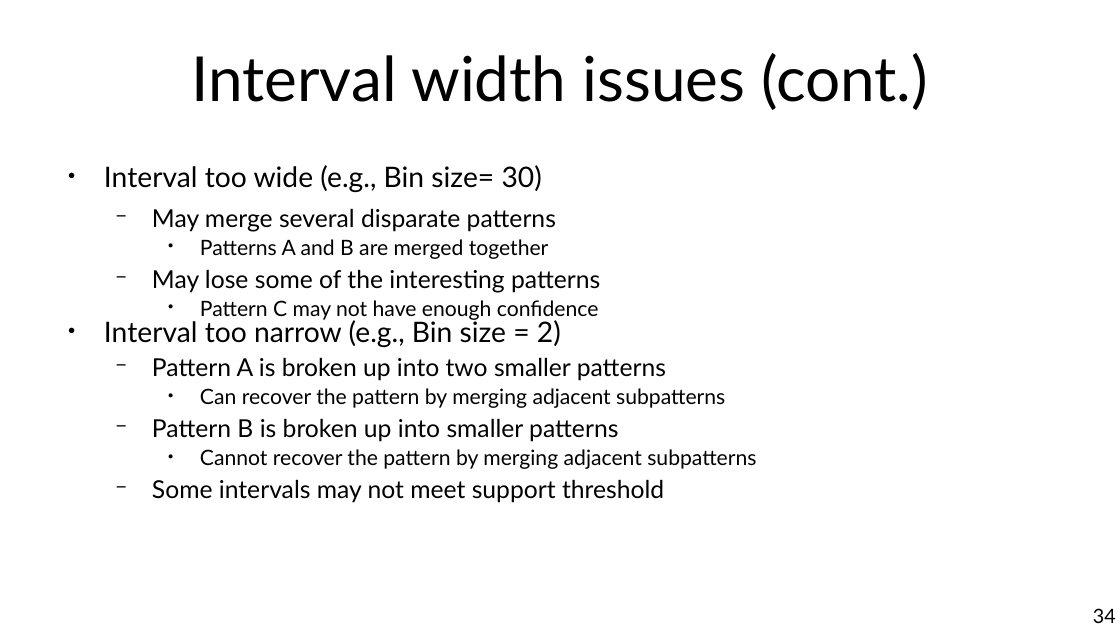
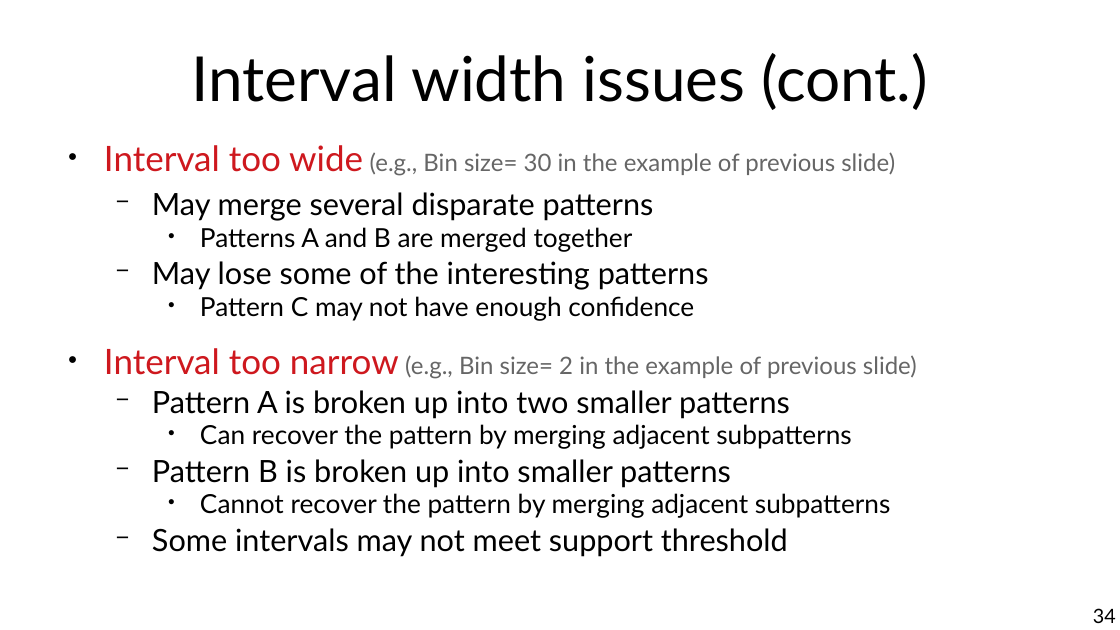
Before and after one commit to marco-calautti/data-mining-course, a slide deck: slide 34 of theory/tt07_extending_association_analysis.odp. Drawn at 1120x630 pixels with LibreOffice and Linux fonts; fonts in the diff are those of the drawing. Boxes give left, top, right and bottom in pixels: in the first picture for what was removed or moved away, otherwise in the second. Text is boxed around its words. In the diff, an @@ line names an element or a change of style, - is before the commit and + after.

```diff
--- a/theory/tt07_extending_association_analysis.odp
+++ b/theory/tt07_extending_association_analysis.odp
@@ text "Interval too wide (e.g., Bin ...": place and size @@
-text "Interval too wide (e.g., Bin ..." at bbox=[104, 165, 756, 503]
+text "Interval too wide (e.g., Bin ..." at bbox=[104, 145, 917, 557]
@@ text at bbox=[104, 145, 895, 176]: text changed; size 20 to 17.1 pt; text colour #000000 to #666666 @@
-● Interval too wide (e.g., Bin size= 30)
+● Interval too wide (e.g., Bin size= 30 in the example of previous slide)
@@ text at bbox=[152, 192, 890, 557]: size 17.5 to 21.7 pt in "May merge several disparate patterns", "May lose some of the interesting patterns", "Pattern A is broken up into two ...", "Pattern B is broken up into smaller ..." and 1 more places; size 15 to 18.6 pt in "Patterns A and B are merged together", "Pattern C may not have enough confidence", "Can recover the pattern by merging adjacent ...", "Cannot recover the pattern by merging adjacent ..." @@
@@ text at bbox=[104, 348, 917, 379]: text changed; size 20 to 17.1 pt; text colour #000000 to #666666 @@
-● Interval too narrow (e.g., Bin size = 2)
+● Interval too narrow (e.g., Bin size= 2 in the example of previous slide)
```
Also in this commit, not shown: 14 other slides changed, 1 slide added.
